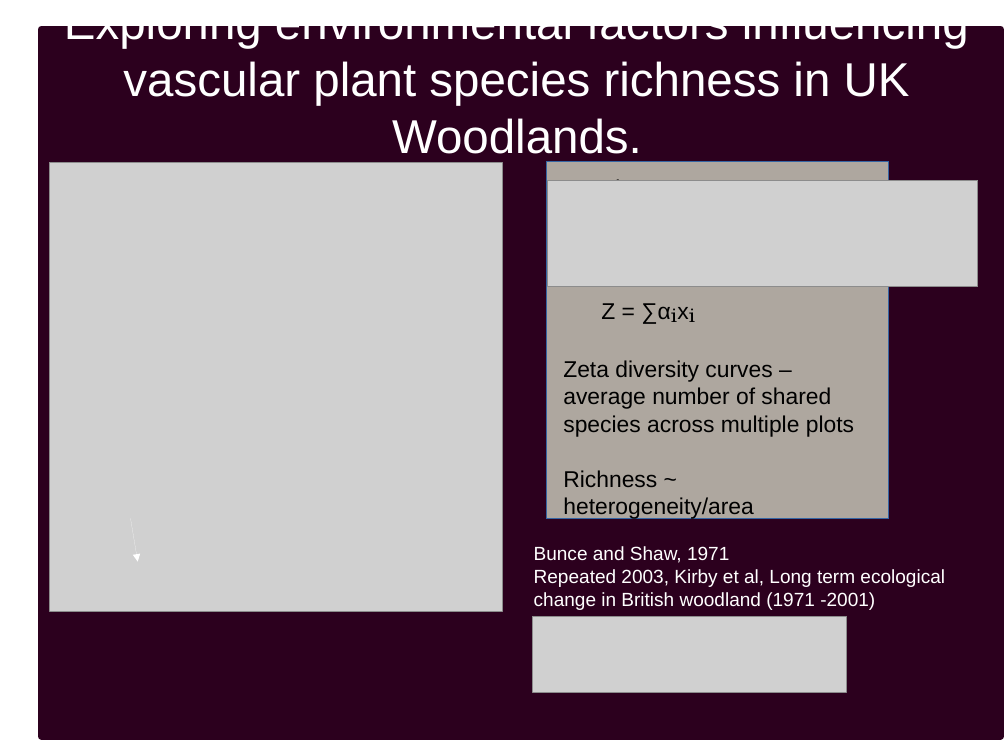
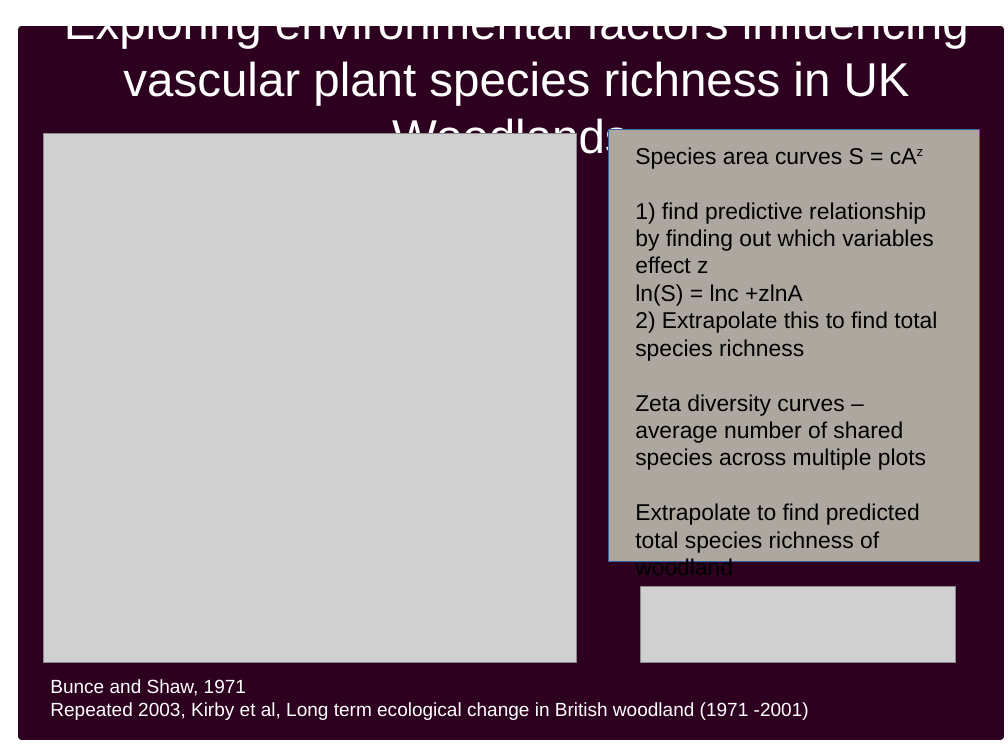
Before and after one commit to PetraGuy/CMEECourseWork, a slide deck: slide 1 of Talk2.odp. Drawn at 1008x756 pixels with LibreOffice and Linux fonts; fonts in the diff are those of the drawing; grey boxes stand for pictures. Boxes give left, top, right and bottom in pixels: in the first picture for what was removed or moved away, otherwise in the second. Text is boxed around its words. In the diff, an @@ line names an element or a change of style, - is before the commit and + after.

```diff
--- a/Talk2.odp
+++ b/Talk2.odp
@@ rectangle: place and size @@
-rectangle at bbox=[41, 29, 1001, 736]
+rectangle at bbox=[22, 29, 1002, 736]
@@ picture: place and size @@
-picture at bbox=[49, 163, 502, 611]
+picture at bbox=[43, 134, 576, 662]
@@ rectangle: place and size @@
-rectangle at bbox=[547, 162, 889, 519]
+rectangle at bbox=[608, 130, 980, 562]
@@ text "Species area curves S = ...": place and size @@
-text "Species area curves S = ..." at bbox=[563, 178, 854, 520]
+text "Species area curves S = ..." at bbox=[635, 147, 937, 575]
@@ picture removed at bbox=[547, 180, 978, 286] @@
@@ text at bbox=[635, 202, 933, 273]: paragraph added @@
+1) find predictive relationship by finding out which variables effect z
@@ text at bbox=[635, 311, 937, 361]: text changed @@
-Z = ∑αixi
+2) Extrapolate this to find total species richness
@@ text at bbox=[635, 503, 920, 575]: text changed @@
-Richness ~ heterogeneity/area
+Extrapolate to find predicted total species richness of woodland
@@ arrow removed from (131, 519) to (138, 562) @@
@@ picture: place and size @@
-picture at bbox=[532, 617, 847, 692]
+picture at bbox=[641, 587, 956, 663]
@@ text "Bunce and Shaw, 1971" rewrapped from bbox=[534, 546, 945, 610] to bbox=[50, 679, 809, 720] @@
```
Also in this commit, not shown: 2 other slides changed, 1 slide added, 3 slides removed, 10 other files.
